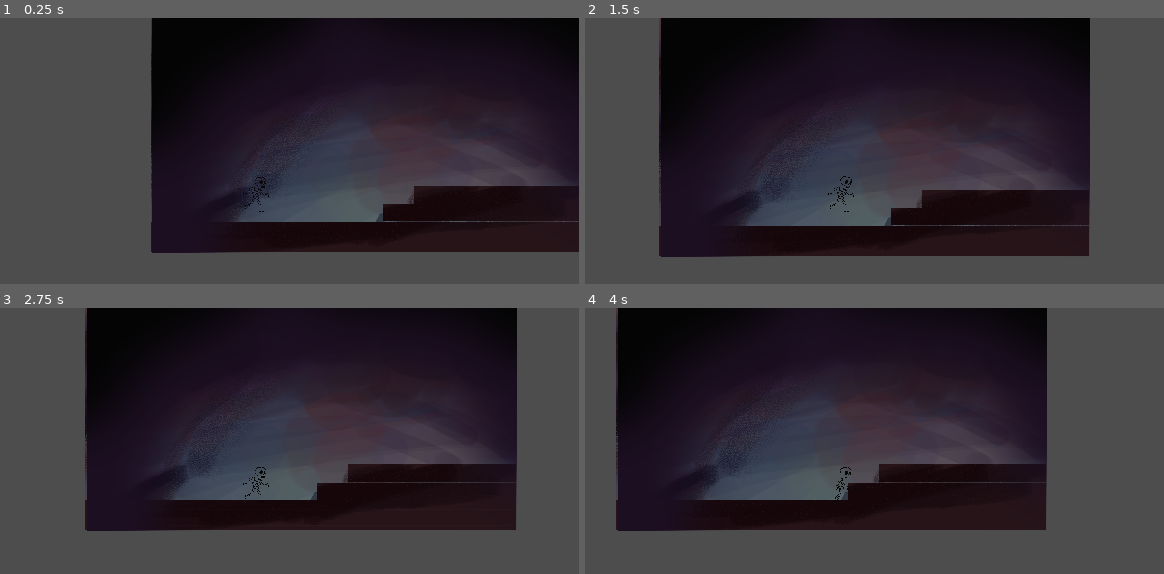
Above: before the commit, frames 1-4 (two rows, left to right).
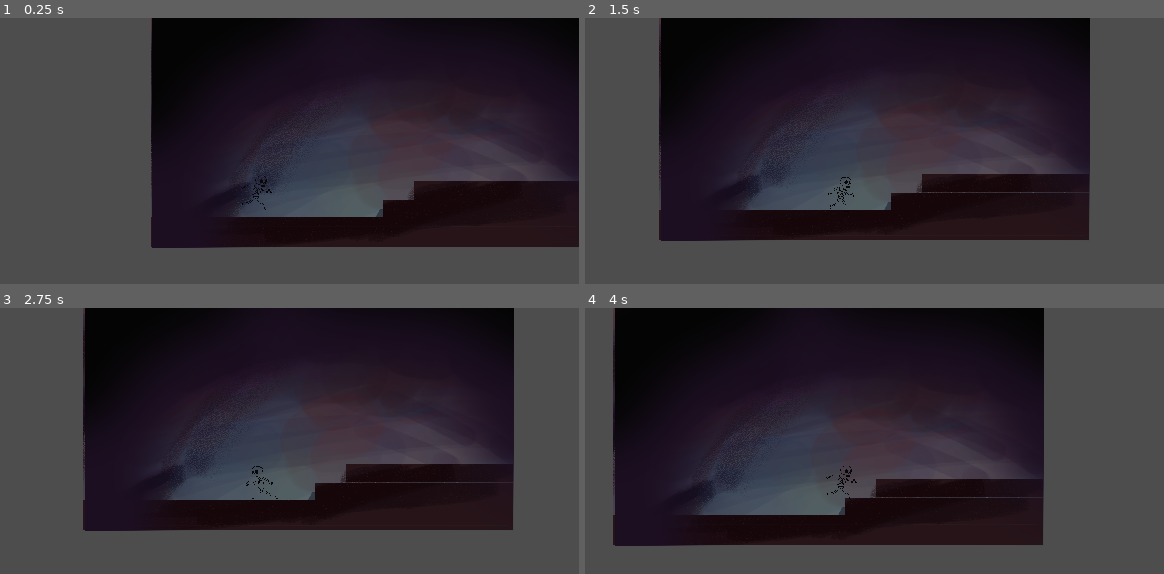
Above: after the commit, the same moments.

Repository: Willsu00/Whale-Runner
Game: Godot game, scene res://World/StartingRoom.tscn
The game is run twice, just before and just after one commit, with the same random seed, the same clock (stepped at 60 frames per second) and the same inputs.
Inputs:
- Up to frame 1 (0.25 s): no input
- Up to frame 2 (1.5 s): hold Right (ui_right) from 0.53 s (still down); tap Up (ui_up) at 0.77 s
- Up to frame 3 (2.75 s): tap Up (ui_up) at 1.52 s; release Right (ui_right) at 2.03 s; hold Left (ui_left) from 2.03 s (still down)
- Up to frame 4 (4 s): release Left (ui_left) at 2.78 s; hold Right (ui_right) from 2.78 s (still down); tap Up (ui_up) at 3.02, 3.77 s

The runs differ from the first frame. In frame 1, 2.8% of the frame differs, in the area x 26-100%, y 42-89%; in frame 2, 8.9%; in frame 3, 1.1%; in frame 4, 9.4%, in the area x 4-80%, y 0-90%.

Commit message:
update animation

Diff:
--- a/Player/player.gd
+++ b/Player/player.gd
@@ -52,7 +52,10 @@
 func update_animations(input_axis):
 	if is_moving(input_axis):
 		animation_player.play("run")
-		sprite_2d.scale.x = sign(input_axis)
+		if input_axis > 0:
+			sprite_2d.flip_h = false
+		elif input_axis < 0:
+			sprite_2d.flip_h = true
 	else:
 		animation_player.play("idle")
 	if not is_on_floor():
--- a/Player/player.tscn
+++ b/Player/player.tscn
@@ -1,10 +1,10 @@
-[gd_scene load_steps=8 format=3 uid="uid://csqg01ohr7obm"]
+[gd_scene load_steps=9 format=3 uid="uid://csqg01ohr7obm"]
 
 [ext_resource type="Script" path="res://Player/player.gd" id="1_hdvfq"]
 [ext_resource type="Texture2D" uid="uid://c0jwcpq0xqqu7" path="res://Assets/Player/run_anim_skele.png" id="2_3jefc"]
 
 [sub_resource type="CapsuleShape2D" id="CapsuleShape2D_qivh3"]
-radius = 5.0
+radius = 4.0
 
 [sub_resource type="Animation" id="Animation_78ewu"]
 resource_name = "idle"
@@ -127,10 +127,51 @@
 "values": [Vector2(0.07, 0.07), Vector2(0.07, 0.07)]
 }
 
+[sub_resource type="Animation" id="Animation_il5k6"]
+resource_name = "jump"
+length = 0.1
+tracks/0/type = "value"
+tracks/0/imported = false
+tracks/0/enabled = true
+tracks/0/path = NodePath("Sprite2D:texture")
+tracks/0/interp = 1
+tracks/0/loop_wrap = true
+tracks/0/keys = {
+"times": PackedFloat32Array(0),
+"transitions": PackedFloat32Array(1),
+"update": 1,
+"values": [ExtResource("2_3jefc")]
+}
+tracks/1/type = "value"
+tracks/1/imported = false
+tracks/1/enabled = true
+tracks/1/path = NodePath("Sprite2D:frame")
+tracks/1/interp = 1
+tracks/1/loop_wrap = true
+tracks/1/keys = {
+"times": PackedFloat32Array(0),
+"transitions": PackedFloat32Array(1),
+"update": 1,
+"values": [1]
+}
+tracks/2/type = "value"
+tracks/2/imported = false
+tracks/2/enabled = true
+tracks/2/path = NodePath("Sprite2D:scale")
+tracks/2/interp = 1
+tracks/2/loop_wrap = true
+tracks/2/keys = {
+"times": PackedFloat32Array(-0.00253448),
+"transitions": PackedFloat32Array(1),
+"update": 0,
+"values": [Vector2(0.07, 0.07)]
+}
+
 [sub_resource type="AnimationLibrary" id="AnimationLibrary_01l01"]
 _data = {
 "RESET": SubResource("Animation_3ssfo"),
 "idle": SubResource("Animation_78ewu"),
+"jump": SubResource("Animation_il5k6"),
 "run": SubResource("Animation_e8g0i")
 }
 
@@ -138,6 +179,7 @@
 collision_mask = 31
 floor_snap_length = 2.0
 script = ExtResource("1_hdvfq")
+gravity = 350
 
 [node name="Sprite2D" type="Sprite2D" parent="."]
 position = Vector2(0, -22)
@@ -148,7 +190,7 @@
 vframes = 2
 
 [node name="CollisionShape2D" type="CollisionShape2D" parent="."]
-position = Vector2(1, -16)
+position = Vector2(0, -16)
 shape = SubResource("CapsuleShape2D_qivh3")
 
 [node name="Camera2D" type="Camera2D" parent="."]
